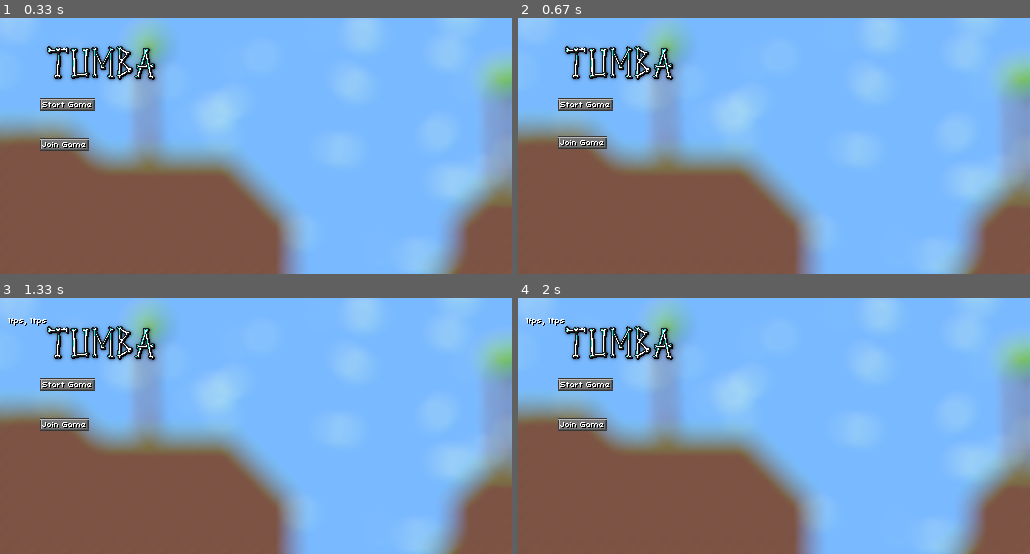
Above: before the commit, frames 1-4 (two rows, left to right).
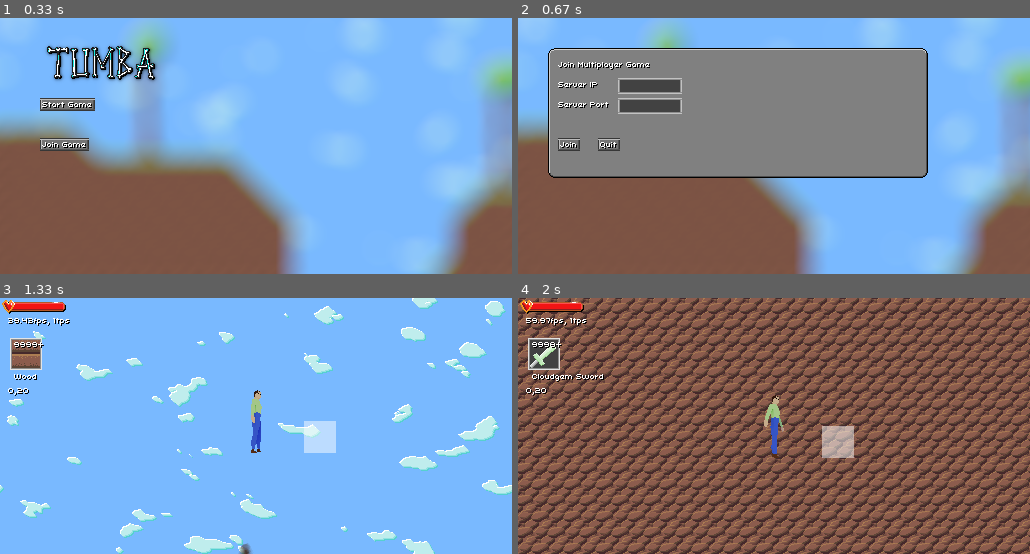
Above: after the commit, the same moments.

Repository: tumbagame/tumba
Game: pygame game, started from main.py
Two runs of this game, one before a commit and one after it. Both use one fixed random seed, a clock stepped at 60 frames per second and the inputs below.
Inputs (mouse positions are in pixels of both pictures, inside the frame that each line leads up to):
- Up to frame 1 (0.33 s): no input
- Up to frame 2 (0.67 s): click (579, 143) at 0.38 s
- Up to frame 3 (1.33 s): click (51, 423) at 0.72 s; hold Right from 1 s (still down); move the mouse to (261, 443) at 1.03 s
- Up to frame 4 (2 s): release Right at 1.47 s; hold Up 1.5-1.8 s; move the mouse to (825, 482) at 1.53 s; tap 2 at 1.65 s; hold Right from 1.83 s (still down); move the mouse to (835, 449) at 1.87 s; tap 3 at 1.98 s

Frame 1 is identical in both runs. In frame 2, 36% of the frame differs, in the area x 5-81%, y 10-63%; in frame 3, 50%; in frame 4, 85%, in the area x 0-100%, y 0-100%.

Commit message:
Add joining multiplayer games

Diff:
--- a/main.py
+++ b/main.py
@@ -41,6 +41,15 @@
     client.update(game)
     print("Client Disconnected")
 
+def run_mp_client(renderer, game, ip, port):
+    sleep(1)
+    client = Client(ip=ip, port=port)
+    print("Client Connected")
+    while renderer.running:
+        client.update(game)
+    sleep(1)
+    client.update(game)
+    print("Client Disconnected")
 
 def start_server(renderer, game):
 
@@ -53,14 +62,19 @@
 
     game.start()
 
+def join_client(renderer, game, ip_getter, port_getter):
+    client_thread = threading.Thread(target=run_mp_client, args=[renderer, game, ip_getter(), port_getter()])
+    client_thread.start()
+    renderer.clear_gui()
+    game.start()
 
 def resume_game(renderer):
     renderer.clear_gui()
 
 
 def quit_game(renderer):
+    renderer.clear_gui()
     renderer.quit_game()
-    renderer.clear_gui()
     sys.exit(0)
 
 
@@ -112,6 +126,24 @@
     ).can_escape()
 
 
+def show_join(renderer, game):
+    ip_input = ui.TextInput(100,60)
+    port_input = ui.TextInput(100, 80)
+
+    renderer.show_gui(ui.GUI(
+        ui.Image("assets/sprites/titlebg.png", 0, 0),
+        ui.Image("assets/sprites/ui/inventorybg.png", 30, 30),
+        ui.Label("Join Multiplayer Game", 40, 40),
+
+        ui.Label("Server IP", 40, 60),
+        ip_input,
+        ui.Label("Server Port", 40, 80),
+        port_input,
+
+        ui.Button("Join", 40, 120, lambda: join_client(renderer, game, ip_input.get_string, port_input.get_int)),
+        ui.Button("Quit", 80,120, lambda: quit_game(renderer))
+    ))
+
 def show_settings(renderer):
     username_text = ui.TextInput(120, 80)
     port_text = ui.TextInput(120, 120)
@@ -151,11 +183,15 @@
     game = Game(username)
     renderer = Renderer()
 
+
+
+
+
     title_gui = ui.GUI(
         ui.Image("assets/sprites/titlebg.png", 0, 0),
         ui.Image("assets/sprites/title.png", 20, 20),
         ui.Button("Start Game", 40, 80, lambda: start_server(renderer, game)),
-        ui.Button("Join Game", 40, 120),
+        ui.Button("Join Game", 40, 120, lambda: show_join(renderer, game)),
     )
 
     menu_gui = ui.GUI(
